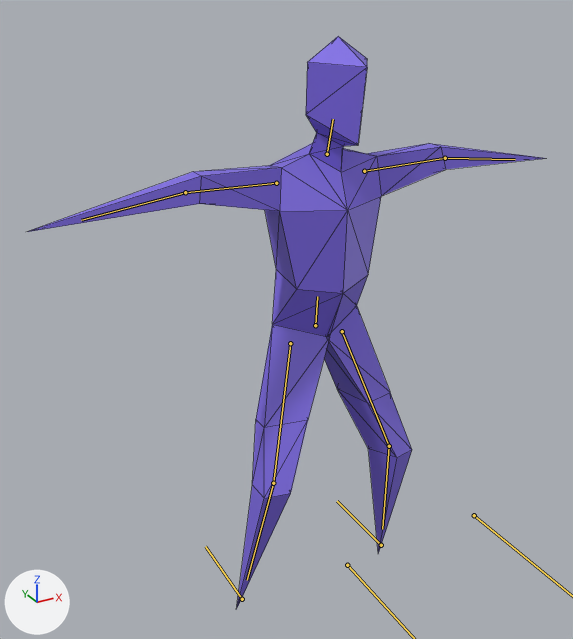
Two versions of the glTF model models/character.glb, one commit apart.
One viewpoint serves both versions: a camera (50 mm lens) standing at (-6.78, -11.57, 11.83) and looking at (-0.56, -0.26, 6.18). Every picture has the same lights, and +X, +Y and +Z are marked at lower left. The bones that bend it are drawn over the model as lines. Mesh edges are drawn as thin lines.
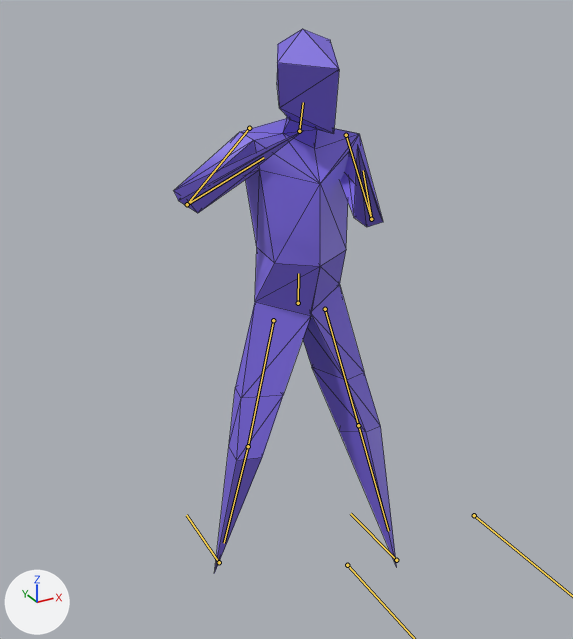
The newer file adds an action. The first version stands in its rest pose; the second is drawn at frame 57 of the action 'rifle'.

Location of each change, [x1, y1, x2, y2] in pixels of the pictures (573 x 639 px):
'Cube', posed (57% narrower)
    before: [28, 36, 544, 610]
    after: [174, 29, 397, 574]
bone 'body', root to tip
    before: (315, 325) to (317, 296)
    after: (298, 303) to (298, 273)
bone 'head', root to tip
    before: (327, 154) to (333, 119)
    after: (299, 131) to (303, 102)
bone 'upperarm.l', root to tip
    before: (364, 171) to (445, 158)
    after: (346, 135) to (371, 219)
bone 'lowerarm.l', root to tip
    before: (445, 158) to (515, 159)
    after: (371, 219) to (363, 170)
bone 'upperleg.l', root to tip
    before: (342, 331) to (389, 446)
    after: (325, 309) to (358, 425)
bone 'lowerleg.l', root to tip
    before: (389, 446) to (382, 529)
    after: (358, 425) to (388, 531)
bone 'upperarm.r', root to tip
    before: (276, 183) to (185, 192)
    after: (249, 128) to (187, 204)
bone 'lowerarm.r', root to tip
    before: (185, 192) to (81, 220)
    after: (187, 204) to (264, 157)
bone 'upperleg.r', root to tip
    before: (290, 343) to (273, 483)
    after: (273, 320) to (248, 446)
bone 'lowerleg.r', root to tip
    before: (273, 483) to (247, 580)
    after: (248, 446) to (224, 543)

What changed in the scene script:
```text
Change bone_body:
    where bone_body = bpy.data.objects['Armature'].pose.bones['body']
    bone_body.location: (0.0, 0.0, 0.0) -> (-0.02, 0.17, -0.63)
    bone_body.rotation_quaternion: (1.0, 0.0, 0.0, 0.0) -> (0.999, -0.029, -0.013, 0.007)  # degrees (0, 0, 0) -> degrees (-3, -1, 1)
Change bone_head:
    where bone_head = bpy.data.objects['Armature'].pose.bones['head']  # child of 'body'
    bone_head.rotation_quaternion: (1.0, 0.0, 0.0, 0.0) -> (0.976, 0.15, 0.125, 0.094)  # degrees (0, 0, 0) -> degrees (19, 12, 13)
Change bone_upperarm_l:
    where bone_upperarm_l = bpy.data.objects['Armature'].pose.bones['upperarm.l']  # child of 'body'
    bone_upperarm_l.location: (0.0, 0.0, 0.0) -> (-0.35, -0.15, 0.62)
    bone_upperarm_l.rotation_quaternion: (1.0, 0.0, 0.0, 0.0) -> (0.566, 0.15, -0.358, -0.727)  # degrees (0, 0, 0) -> degrees (45, -11, -109)
Change bone_lowerarm_l:
    where bone_lowerarm_l = bpy.data.objects['Armature'].pose.bones['lowerarm.l']  # child of 'upperarm.l'
    bone_lowerarm_l.rotation_quaternion: (1.0, 0.0, 0.0, 0.0) -> (0.671, 0.224, -0.318, -0.631)  # degrees (0, 0, 0) -> degrees (45, -8, -90)
Change bone_upperleg_l:
    where bone_upperleg_l = bpy.data.objects['Armature'].pose.bones['upperleg.l']  # child of 'body'
    bone_upperleg_l.rotation_quaternion: (1.0, 0.0, 0.0, 0.0) -> (0.995, -0.06, -0.059, -0.047)  # degrees (0, 0, 0) -> degrees (-7, -7, -5)
Change bone_lowerleg_l:
    where bone_lowerleg_l = bpy.data.objects['Armature'].pose.bones['lowerleg.l']  # child of 'upperleg.l'
    bone_lowerleg_l.rotation_quaternion: (1.0, 0.0, 0.0, 0.0) -> (0.97, 0.229, 0.0, 0.08)  # degrees (0, 0, 0) -> degrees (26, -2, 9)
Change bone_upperarm_r:
    where bone_upperarm_r = bpy.data.objects['Armature'].pose.bones['upperarm.r']  # child of 'body'
    bone_upperarm_r.location: (0.0, 0.0, 0.0) -> (0.54, 0.07, 0.06)
    bone_upperarm_r.rotation_quaternion: (1.0, 0.0, 0.0, 0.0) -> (0.833, 0.076, -0.356, 0.417)  # degrees (0, 0, 0) -> degrees (-13, -41, 58)
Change bone_lowerarm_r:
    where bone_lowerarm_r = bpy.data.objects['Armature'].pose.bones['lowerarm.r']  # child of 'upperarm.r'
    bone_lowerarm_r.rotation_quaternion: (1.0, 0.0, 0.0, 0.0) -> (0.205, 0.613, -0.105, -0.756)  # degrees (0, 0, 0) -> degrees (61, 62, -111)
Change bone_upperleg_r:
    where bone_upperleg_r = bpy.data.objects['Armature'].pose.bones['upperleg.r']  # child of 'body'
    bone_upperleg_r.rotation_quaternion: (1.0, 0.0, 0.0, 0.0) -> (0.991, -0.131, 0.011, 0.017)  # degrees (0, 0, 0) -> degrees (-15, 2, 2)
Change bone_lowerleg_r:
    where bone_lowerleg_r = bpy.data.objects['Armature'].pose.bones['lowerleg.r']  # child of 'upperleg.r'
    bone_lowerleg_r.rotation_quaternion: (1.0, 0.0, 0.0, 0.0) -> (0.993, 0.115, 0.0, -0.04)  # degrees (0, 0, 0) -> degrees (13, 1, -5)
```
